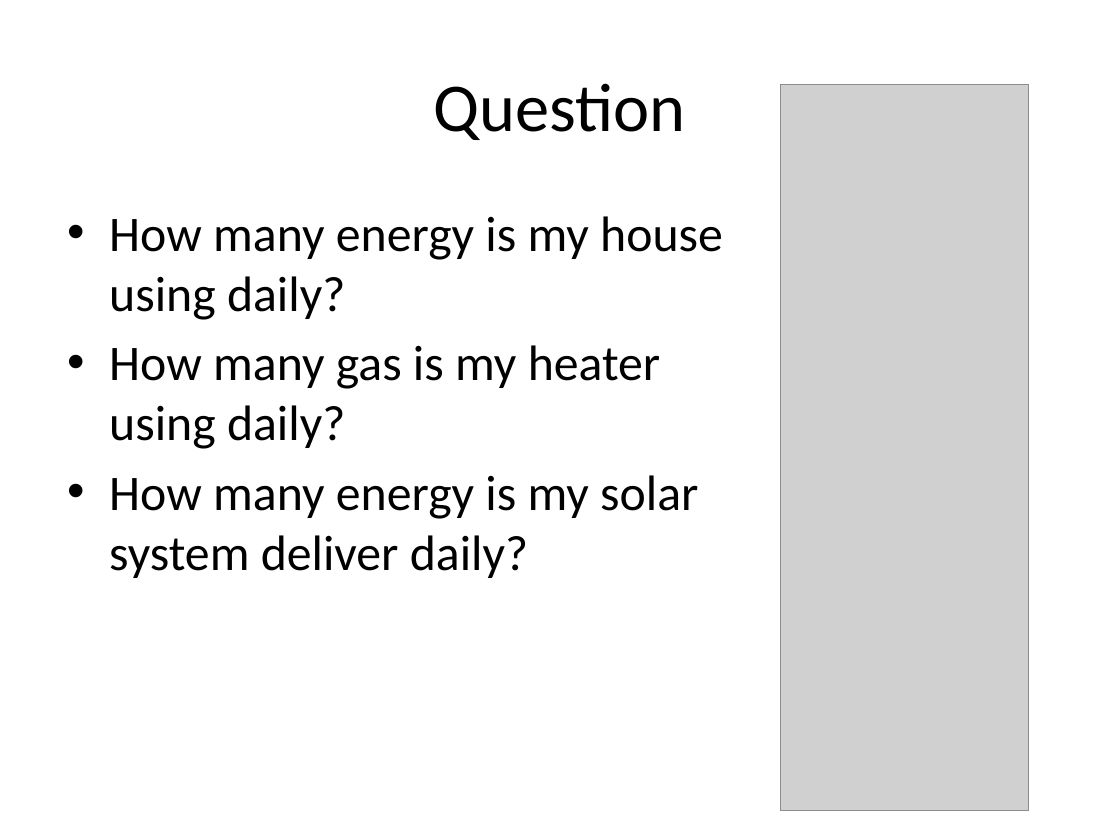
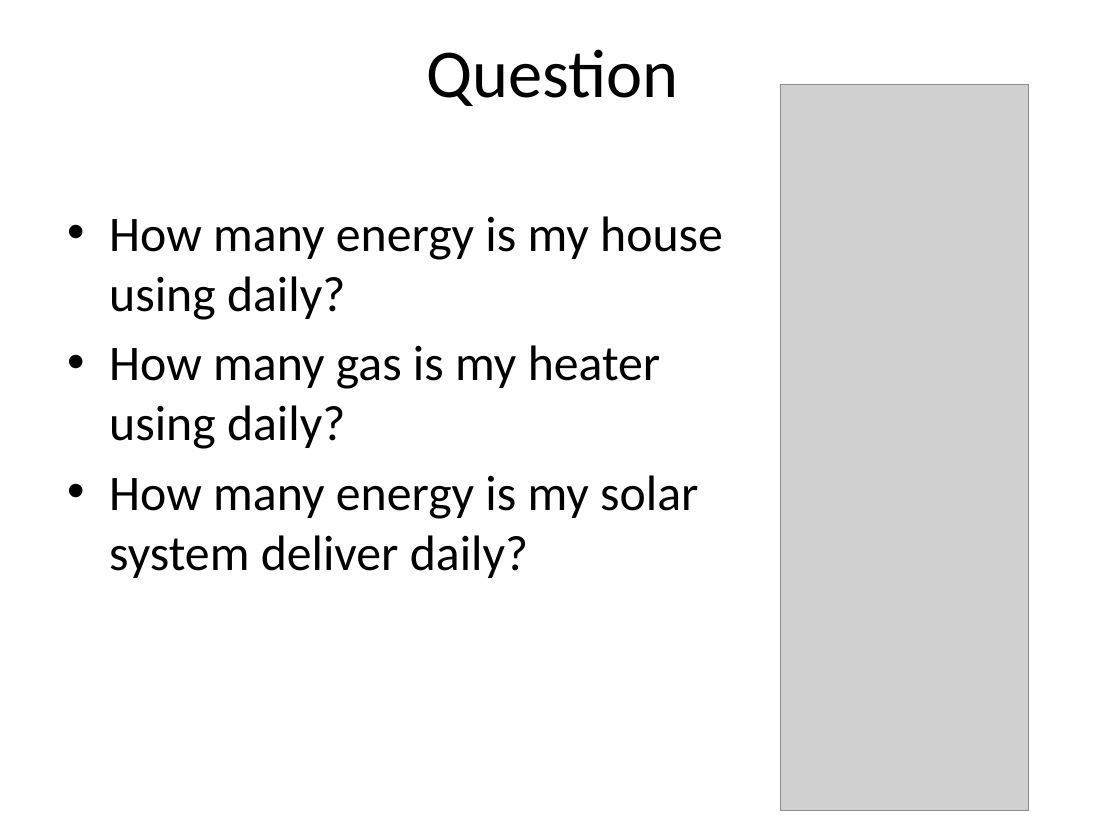
Before and after one commit to plaatsoft/plaatenergy, a slide deck: slide 2 of doc/ppt/PlaatEnergy Design.pptx. Drawn at 1120x840 pixels with LibreOffice and Linux fonts; fonts in the diff are those of the drawing; grey boxes stand for pictures. Boxes give left, top, right and bottom in pixels: in the first picture for what was removed or moved away, otherwise in the second. Text is boxed around its words. In the diff, an @@ line names an element or a change of style, - is before the commit and + after.

```diff
--- a/doc/ppt/PlaatEnergy Design.pptx
+++ b/doc/ppt/PlaatEnergy Design.pptx
@@ title "Question": place and size @@
-title "Question" at (434, 83, 686, 140)
+title "Question" at (426, 49, 678, 106)
```
Also in this commit, not shown: 10 other slides changed.
